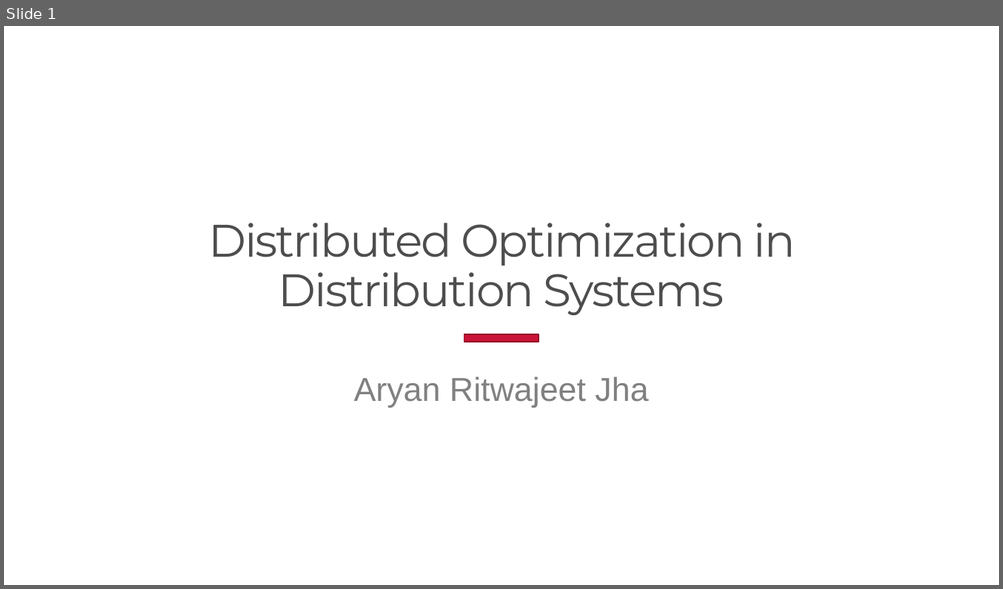
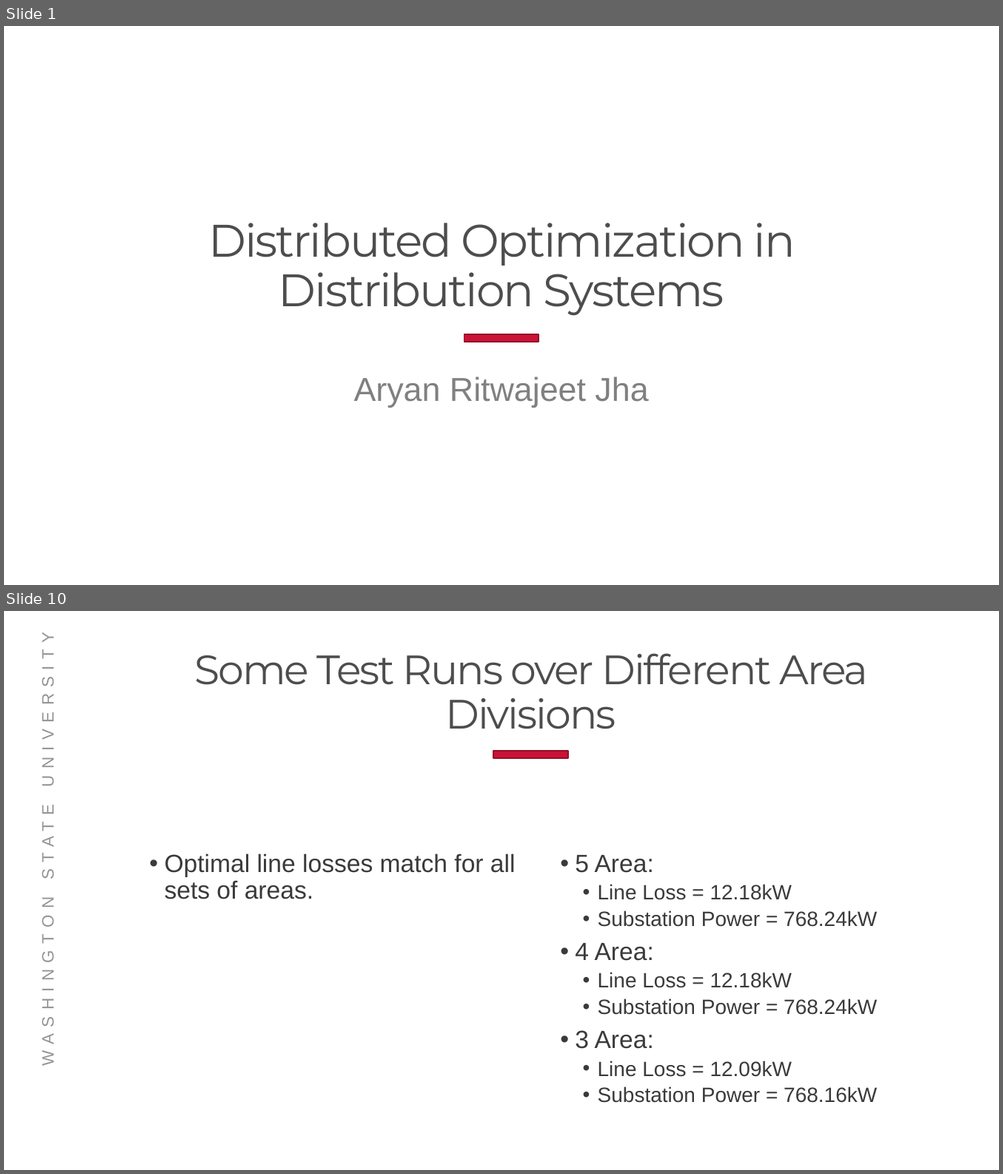
Before and after one commit to Realife-Brahmin/OriginalDocsHub, a slide deck: research_showcase/researchSummary_aryan_ritwajeet_jha.pptx. Shown one above the other, each under a label of ours: slide 1 before the commit, slides 1 and 10 after it; the slides between them are not shown. The pictures are 1003x589 and 1003x1174 pixels, drawn with LibreOffice and Linux fonts; fonts in the diff are those of the drawing; background and template pictures are left out. Boxes give left, top, right and bottom in pixels: in the first picture for what was removed or moved away, otherwise in the second. Text is boxed around its words. In the diff, an @@ line names an element or a change of style, - is before the commit and + after.

```diff
--- a/research_showcase/researchSummary_aryan_ritwajeet_jha.pptx
+++ b/research_showcase/researchSummary_aryan_ritwajeet_jha.pptx
@@ slide 10 added at box(4, 611, 999, 1170), background #FFFFFF @@
@@ title added at box(195, 653, 868, 729), 39.6 pt, text #4D4D4D @@
+Some Test Runs over Different Area Divisions
@@ rectangle added at box(493, 752, 568, 759), fill #CA1237, outline #950D29 1.35 pt @@
@@ text added at box(165, 854, 515, 900), 24 pt, text #3A3A3A @@
+• Optimal line losses match for all sets of areas.
@@ text added at box(575, 855, 876, 1103), 20 pt, text #3A3A3A @@
+• 5 Area:
+  • Line Loss = 12.18kW
+  • Substation Power = 768.24kW
+• 4 Area:
+  • Line Loss = 12.18kW
+  • Substation Power = 768.24kW
+• 3 Area:
+  • Line Loss = 12.09kW
+  • Substation Power = 768.16kW
@@ text added at box(39, 916, 57, 1061), 16 pt, text #949494 @@
+WASHINGTON STATE UNIVERSITY
```
Also in this commit, not shown: 3 slides changed, 6 other slides added, 6 slides removed, 1 other file.
